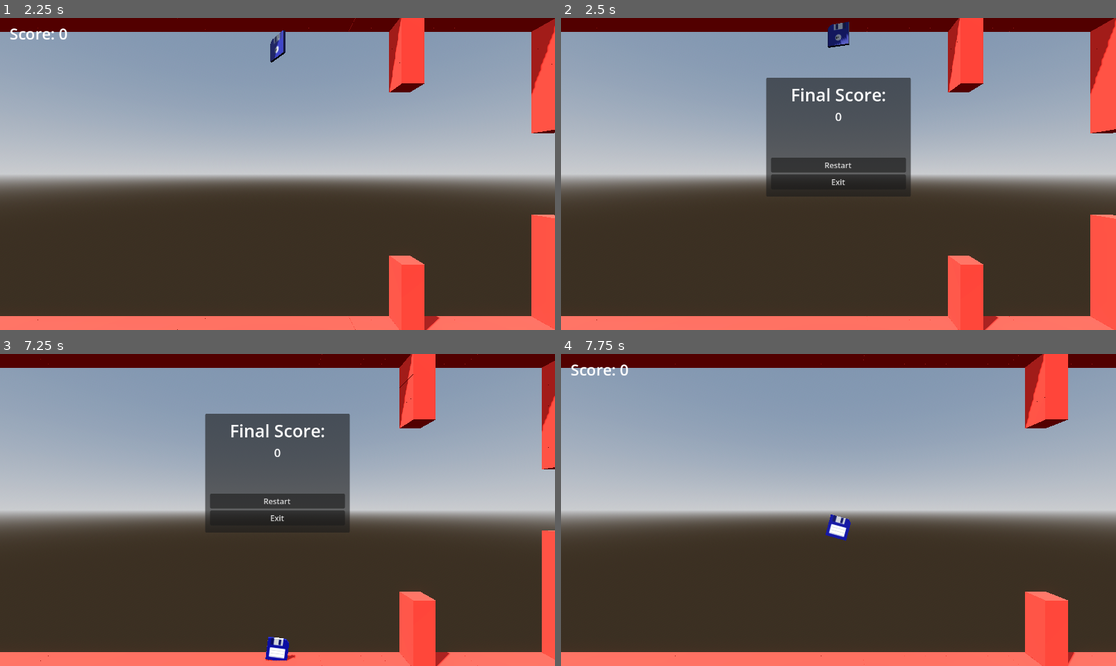
Above: before the commit, frames 1-4 (two rows, left to right).
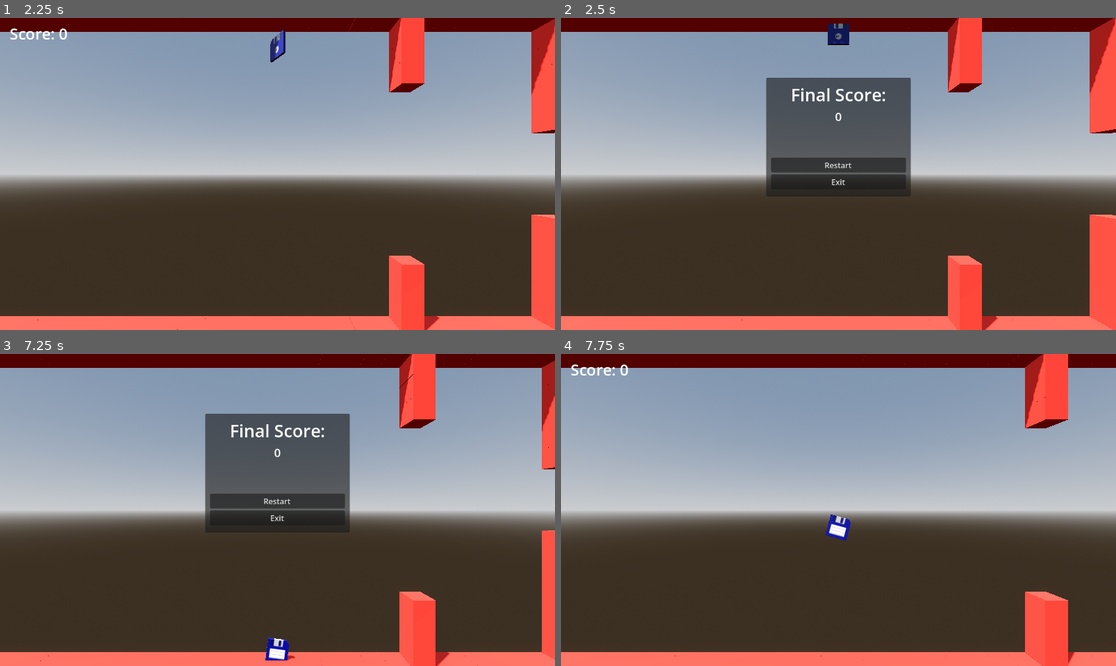
Above: after the commit, the same moments.

Repository: Trouperton/Floppy-Disk-Godot
Game: Godot game, scene res://scenes/Main_Level.tscn
Same seed, same stepped clock (60 frames per second), same inputs: the game is played once before the commit and once after it.
Inputs:
- Up to frame 1 (2.25 s): hold W (dash_up) 0.53-1.28 s; tap Space (jump) at 0.77, 1.52 s; hold S (dash_down) 1.28-2.03 s; hold W (dash_up) from 2.03 s (still down)
- Up to frame 2 (2.5 s): keep holding W (dash_up)
- Up to frame 3 (7.25 s): release W (dash_up) at 2.75 s; click "Restart" at 2.75 s; hold W (dash_up) 3.53-4.28 s; tap Space (jump) at 3.77, 4.52, 6.02 s; hold S (dash_down) 4.28-5 s; tap Escape (pause) at 4.9 s; click "Restart" at 5 s; hold S (dash_down) from 5.78 s (still down)
- Up to frame 4 (7.75 s): release S (dash_down) at 7.25 s; click "Restart" at 7.25 s

Frame 1 is identical in both runs. In frame 2, 0.4% of the frame differs, in the area x 6-100%, y 0-100%; in frame 3, 0.1%; in frame 4, nothing differs.

Commit message:
Check all slide collisions & made collision sphere slightly smaller.
Update CharacterController to iterate over all slide collisions instead of only the first one so obstacle contacts are reliably detected (loops over each collision and its groups). Silence debug print and keep pausing/emitting the died signal on obstacle hit.

It may seem like collision shape was changed, but it wasn't beyond slightly reducing the radius.

Diff:
--- a/code/scripts/CharacterController.gd
+++ b/code/scripts/CharacterController.gd
@@ -27,12 +27,13 @@
 			pass
 
 	if get_slide_collision_count() > 0:
-		for group in get_slide_collision(0).get_collider(0).get_groups():
-			if group == "obstacle":
-				print("lose")
-				#get_tree().reload_current_scene()
-				get_tree().paused = true
-				died.emit()
+		for i in get_slide_collision_count():
+			for group in get_slide_collision(i).get_collider(0).get_groups():
+				if group == "obstacle":
+					#print("lose")
+					#get_tree().reload_current_scene()
+					get_tree().paused = true
+					died.emit()
 
 	# Add the gravity.
 	velocity += get_gravity() * delta
--- a/scenes/PlayerFloppy.tscn
+++ b/scenes/PlayerFloppy.tscn
@@ -3,7 +3,8 @@
 [ext_resource type="Script" uid="uid://bjvja0cw66hro" path="res://code/scripts/CharacterController.gd" id="1_io1uj"]
 [ext_resource type="PackedScene" uid="uid://doaklmqjy54id" path="res://art/objects/floppy_disk/Floppy Disk.glb" id="2_et5am"]
 
-[sub_resource type="SphereShape3D" id="SphereShape3D_2v7ry"]
+[sub_resource type="SphereShape3D" id="SphereShape3D_et5am"]
+radius = 0.45
 
 [node name="PlayerFloppy" type="CharacterBody3D" unique_id=188171447 groups=["player"]]
 script = ExtResource("1_io1uj")
@@ -11,7 +12,7 @@
 [node name="Floppy Disk" parent="." unique_id=407769934 instance=ExtResource("2_et5am")]
 
 [node name="CollisionShape3D" type="CollisionShape3D" parent="." unique_id=1739364924]
-shape = SubResource("SphereShape3D_2v7ry")
+shape = SubResource("SphereShape3D_et5am")
 
 [node name="DashCooldownTimer" type="Timer" parent="." unique_id=1608018954]
 one_shot = true
